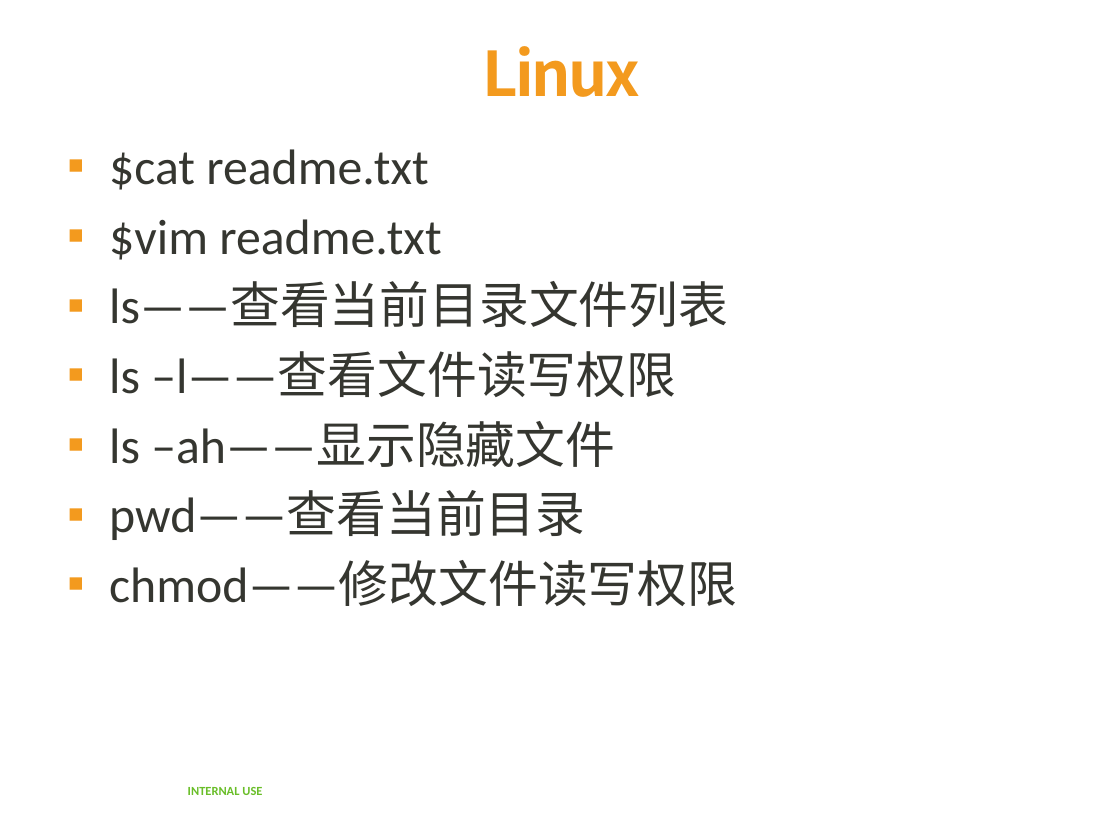
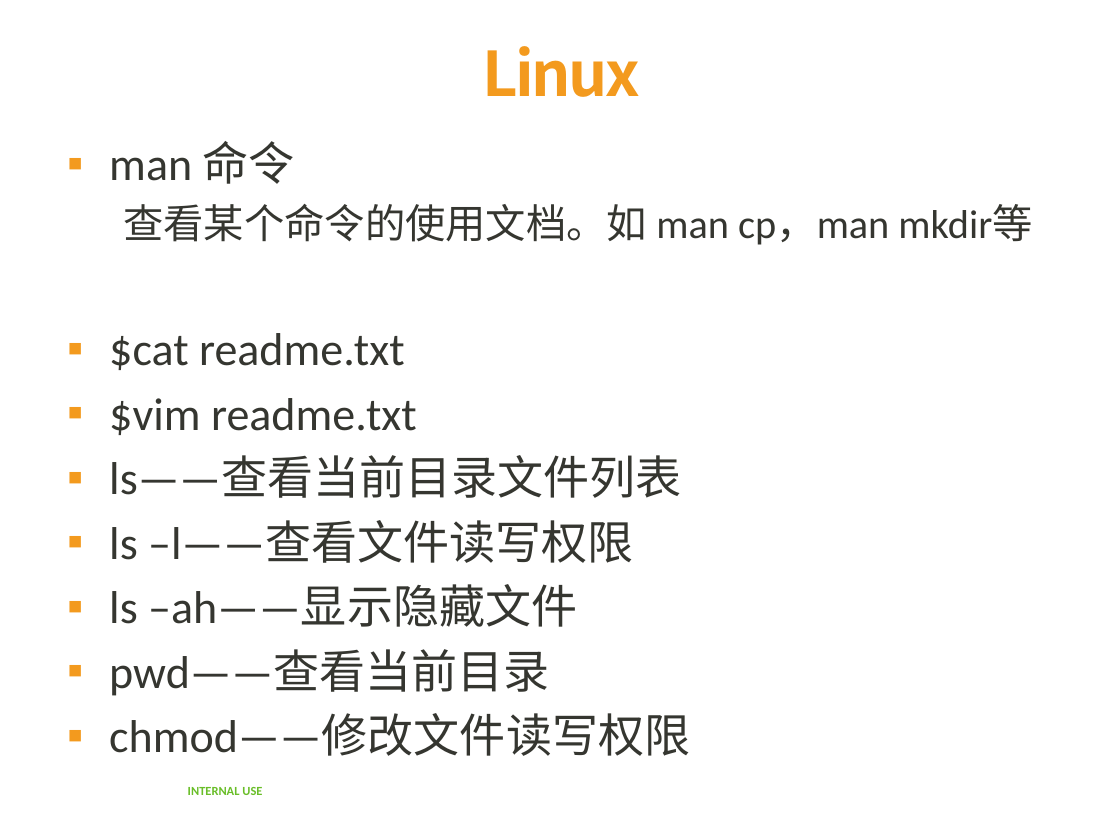
Before and after one commit to yalong0424/learning_summary, a slide deck: slide 2 of linux/linux_cmd.pptx. Drawn at 1120x840 pixels with LibreOffice and Linux fonts; fonts in the diff are those of the drawing; background and template pictures are left out. Boxes give left, top, right and bottom in pixels: in the first picture for what was removed or moved away, otherwise in the second. Text is boxed around its words. In the diff, an @@ line names an element or a change of style, - is before the commit and + after.

```diff
--- a/linux/linux_cmd.pptx
+++ b/linux/linux_cmd.pptx
@@ text at box(109, 141, 1032, 245): paragraphs added @@
+▪ man 命令
+  查看某个命令的使用文档。如 man cp，man mkdir等
@@ text at box(109, 333, 690, 756): size 32 to 29.6 pt in "$cat readme.txt", "$vim readme.txt", "ls——查看当前目录文件列表", "ls –l——查看文件读写权限" and 3 more places @@
```
Also in this commit, not shown: 2 other slides changed, 11 slides added.
